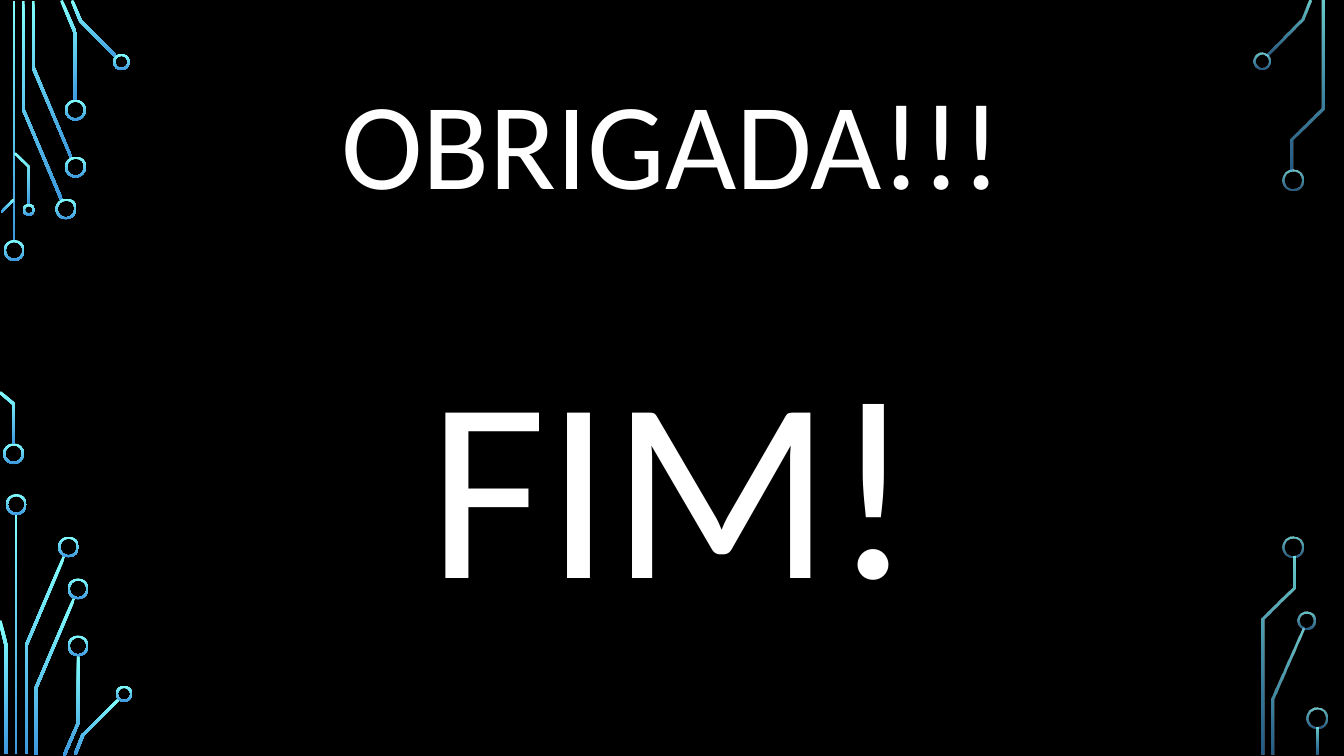
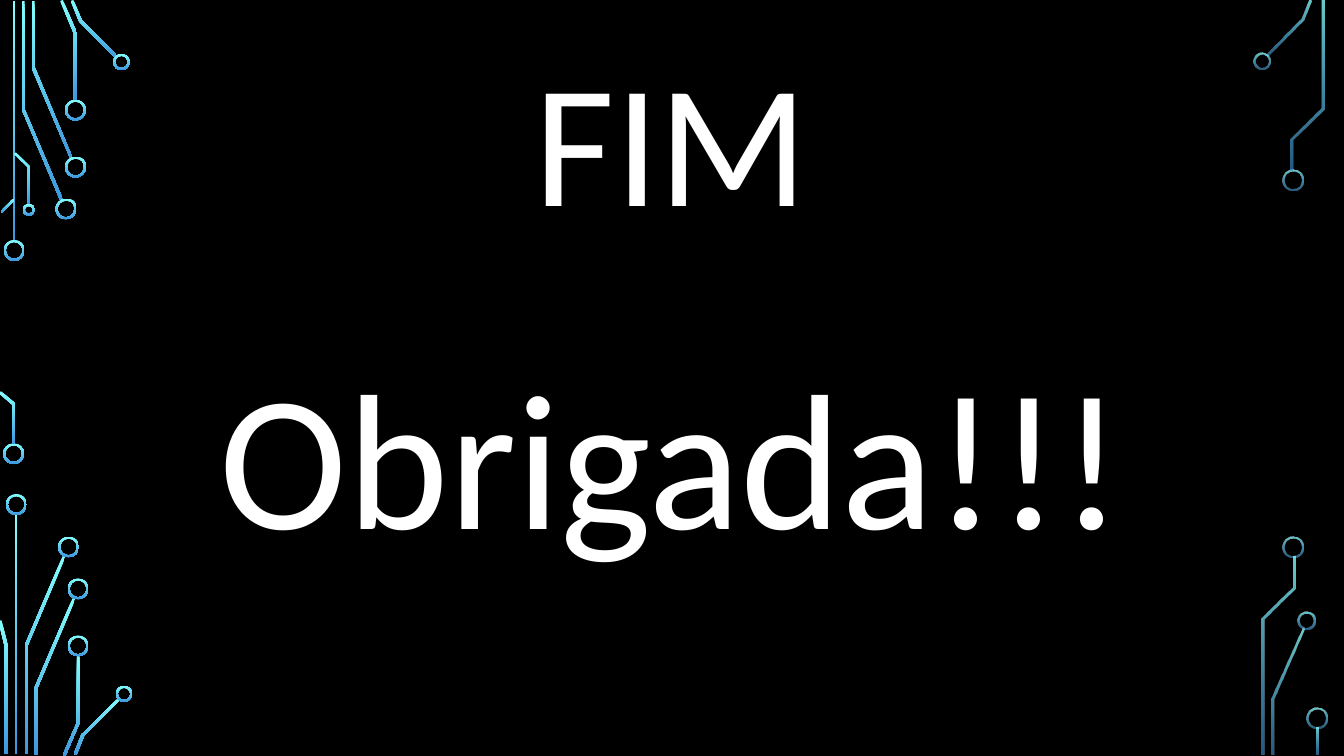
Before and after one commit to solutionsit-developer/Transportadora, a slide deck: slide 23 of transportadora/doc/Gestão de transportadora.pptx (slide 21 before the commit). Drawn at 1344x756 pixels with LibreOffice and Linux fonts; fonts in the diff are those of the drawing; background and template pictures are left out. Boxes give left, top, right and bottom in pixels: in the first picture for what was removed or moved away, otherwise in the second. Text is boxed around its words. In the diff, an @@ line names an element or a change of style, - is before the commit and + after.

```diff
--- a/transportadora/doc/Gestão de transportadora.pptx
+++ b/transportadora/doc/Gestão de transportadora.pptx
@@ title at box(535, 93, 809, 206): text changed; size 88 to 125 pt @@
-OBRIGADA!!!
+FIM
@@ text at box(220, 395, 1123, 563): text changed; size 184.1 to 138 pt @@
-FIM!
+Obrigada!!!
```
Also in this commit, not shown: 11 other slides changed, 11 slides added, 9 slides removed.
